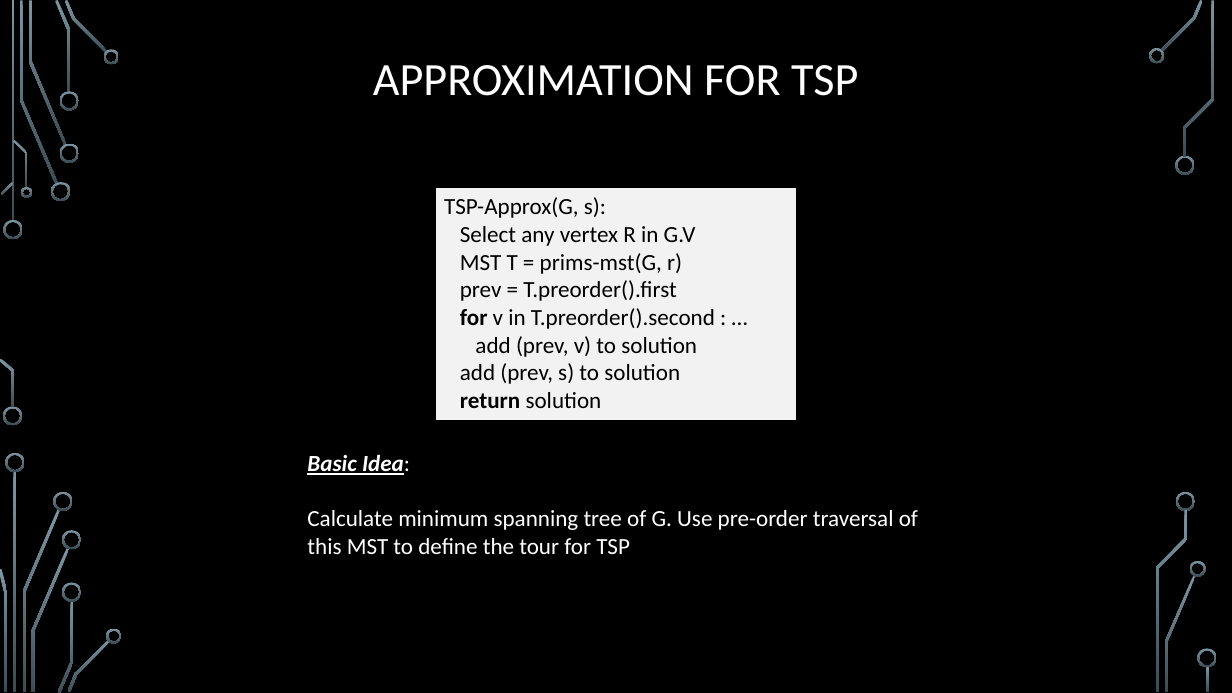
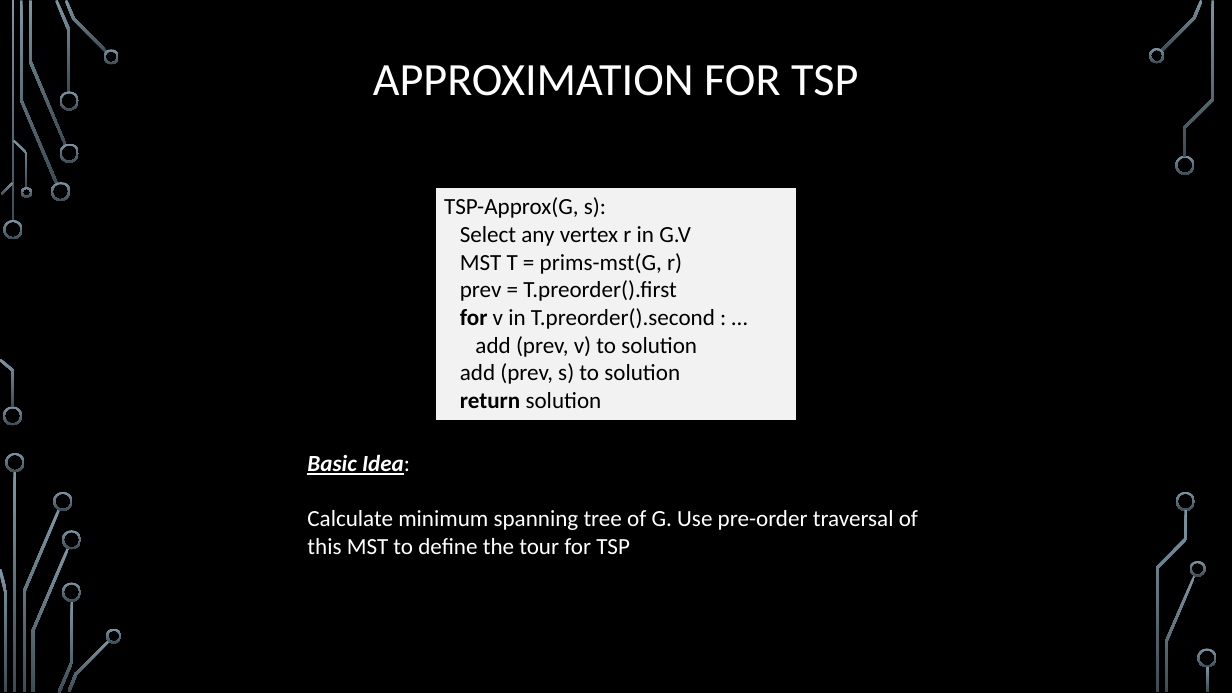
Before and after one commit to janiceeguo/advAlgo, a slide deck: slide 18 of slides/Approx-01-Intro.pptx. Drawn at 1232x693 pixels with LibreOffice and Linux fonts; fonts in the diff are those of the drawing; background and template pictures are left out. Boxes give left, top, right and bottom in pixels: in the first picture for what was removed or moved away, otherwise in the second. Text is boxed around its words. In the diff, an @@ line names an element or a change of style, - is before the commit and + after.

Commit message:
changes to slides

```diff
--- a/slides/Approx-01-Intro.pptx
+++ b/slides/Approx-01-Intro.pptx
@@ text in rectangle at [460,226,691,246]: text changed @@
-Select any vertex R in G.V
+Select any vertex r in G.V
```
Also in this commit, not shown: 1 slide added.
